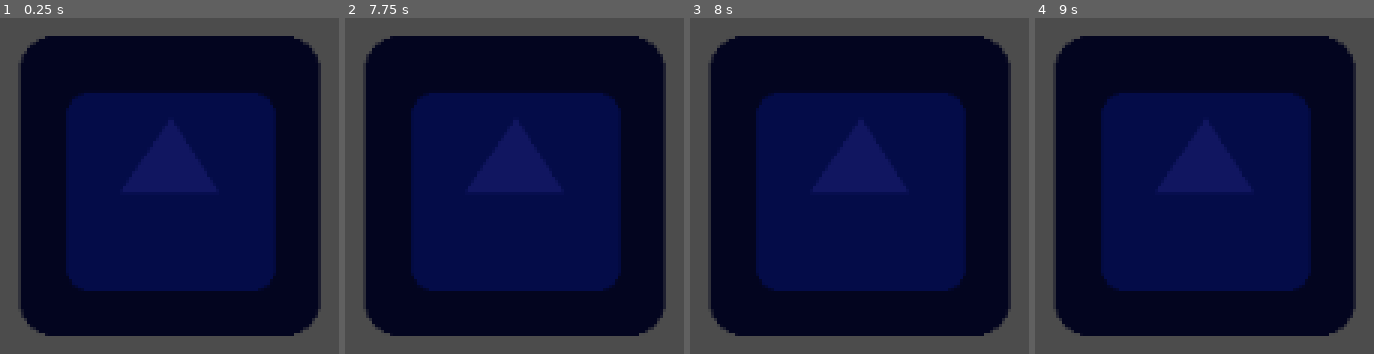
Above: before the commit, frames 1-4 (left to right).
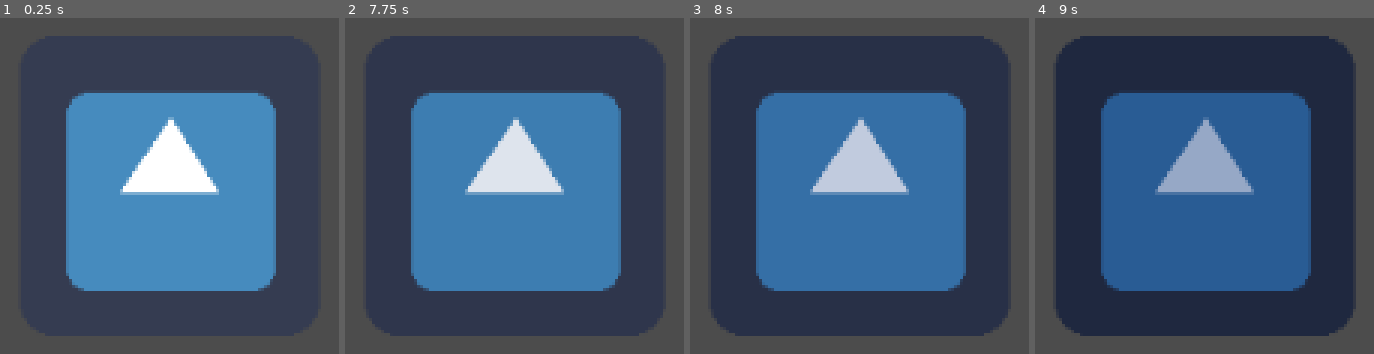
Above: after the commit, the same moments.

Repository: hiulit/Godot-3-2D-Day-Night-Cycle
Game: Godot game, scene res://TestScene.tscn
The game is run twice, just before and just after one commit, with the same random seed, the same clock (stepped at 60 frames per second) and the same inputs. The engine's default icon, where the game draws it, is replaced by a stand-in: a white triangle on a blue panel in a dark square.
Inputs:
- Up to frame 1 (0.25 s): no input
- Up to frame 2 (7.75 s): tap Enter at 0.5, 2, 3.5 s; tap Space at 1.25, 2.75, 4.25 s
- Up to frame 3 (8 s): no input
- Up to frame 4 (9 s): no input

The runs differ from the first frame. In frame 1, 78% of the frame differs, in the area x 6-95%, y 5-95%; in frame 2, 78%; in frame 3, 78%; in frame 4, 77%.
Error in both runs: Invalid get index 'day_duration' (on base: 'Nil'). (res://Moon.gd:47)

Commit message:
Update TestScene.tscn

Diff:
--- a/TestScene.tscn
+++ b/TestScene.tscn
@@ -13,9 +13,6 @@
 
 [node name="DayNightCycle" parent="." index="1" instance=ExtResource( 2 )]
 
-color_dawn = Color( 0.07, 0.09, 0.38, 1 )
-color_day = Color( 0.07, 0.09, 0.38, 1 )
-color_dusk = Color( 0.07, 0.09, 0.38, 1 )
 state_night_start_hour = 19
 state_transition_duration = 1
 
